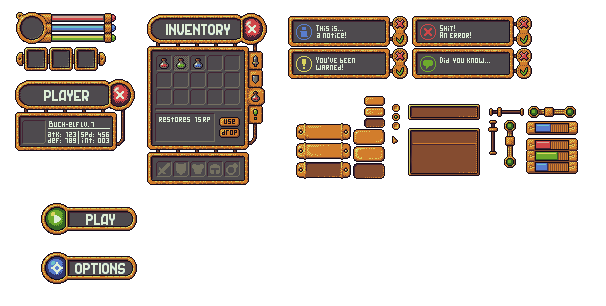
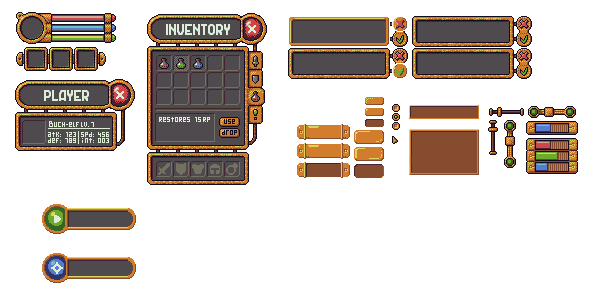
Layers edited between the first and the second 606×306 image:
hid "Text" (1st of 5, in "UI" › "Menu" › "Options") over [75, 263, 125, 274]
added layer "Layer 2" in group "Options" over [43, 254, 134, 281]
added layer "Layer 3" in group "Options" over [42, 253, 136, 283]
hid "Base" (1st of 16, in "UI" › "Menu" › "Options") over [41, 252, 137, 284]
hid "Text" (2nd of 5, in "UI" › "Menu" › "Play") over [86, 214, 115, 225]
painted on "Base" (2nd of 16, in "UI" › "Menu" › "Play") over [41, 203, 137, 235]
painted on "Base" (13th of 16, in "UI" › "Common" › "Listbox") over [408, 128, 480, 176]
painted on "Base" (14th of 16, in "UI" › "Common" › "Inputbox") over [365, 104, 480, 120]
painted on "Big" over [296, 123, 378, 179]
painted on "Mid" over [353, 120, 385, 179]
painted on "Small" over [355, 96, 385, 158]
hid group "Icons" (2nd of 2, in "UI" › "Common" › "Message box") (4 layers) over [296, 24, 490, 72]
painted on "Base" (16th of 16, in "UI" › "Common" › "Message box") over [288, 16, 408, 79]
